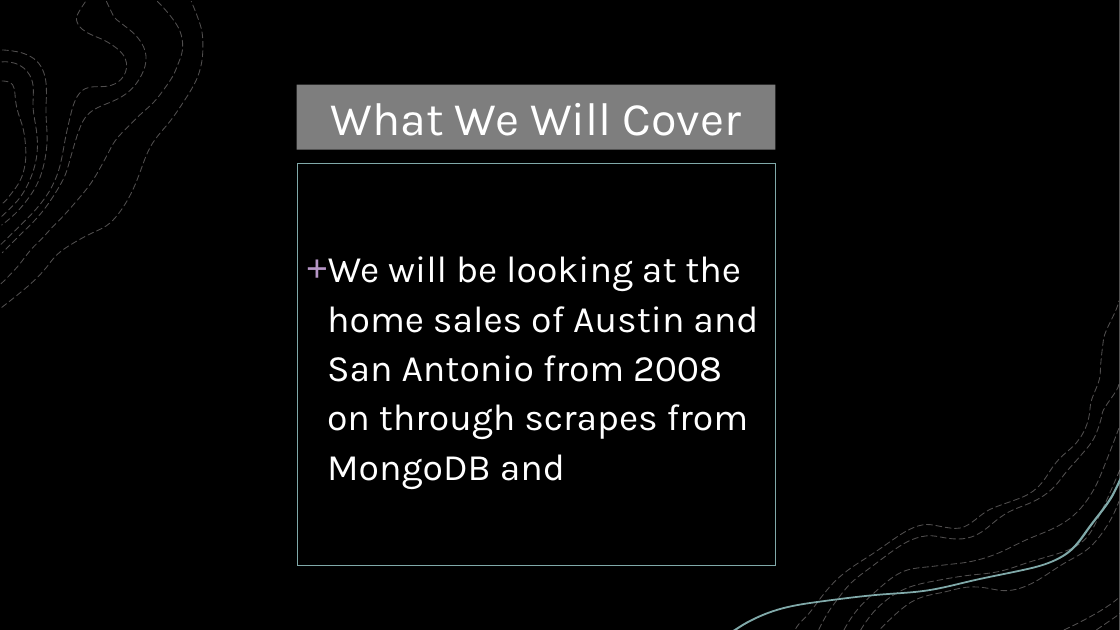
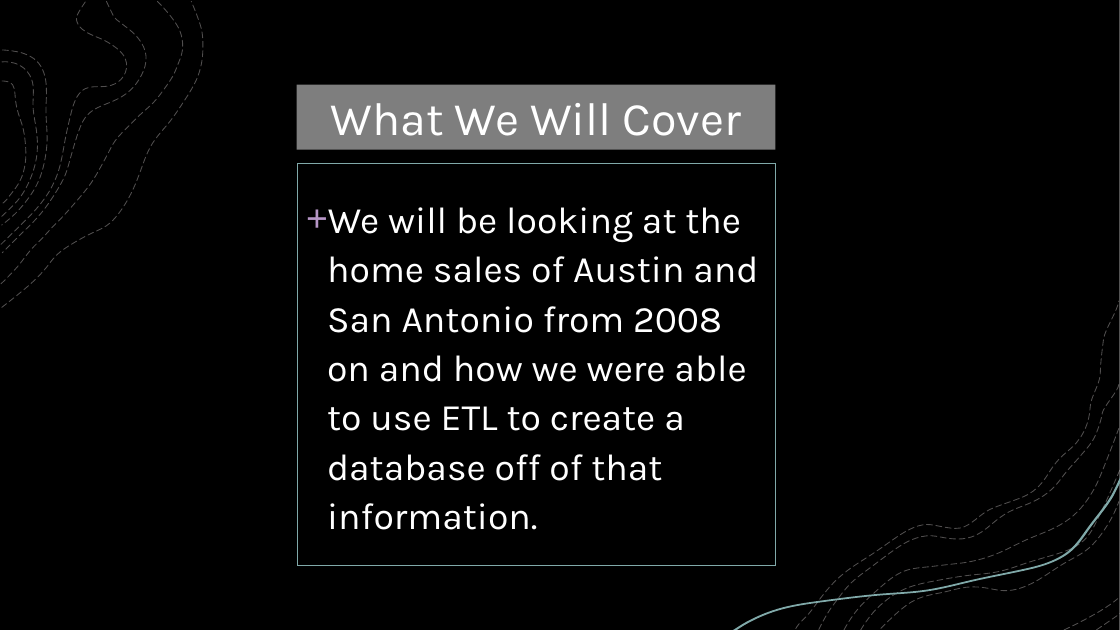
Before and after one commit to jtell32/Project-2, a slide deck: slide 2 of Project 2 (Group 4).pptx. Drawn at 1120x630 pixels with LibreOffice and Linux fonts; fonts in the diff are those of the drawing; background and template pictures are left out. Boxes give left, top, right and bottom in pixels: in the first picture for what was removed or moved away, otherwise in the second. Text is boxed around its words. In the diff, an @@ line names an element or a change of style, - is before the commit and + after.

Commit message:
Updated pptx

```diff
--- a/Project 2 (Group 4).pptx
+++ b/Project 2 (Group 4).pptx
@@ text at box(327, 207, 758, 530): text changed @@
-+ We will be looking at the home sales of Austin and San Antonio from 2008 on through scrapes from MongoDB and
++ We will be looking at the home sales of Austin and San Antonio from 2008 on and how we were able to use ETL to create a database off of that information.
```
Also in this commit, not shown: 1 other slide changed.
